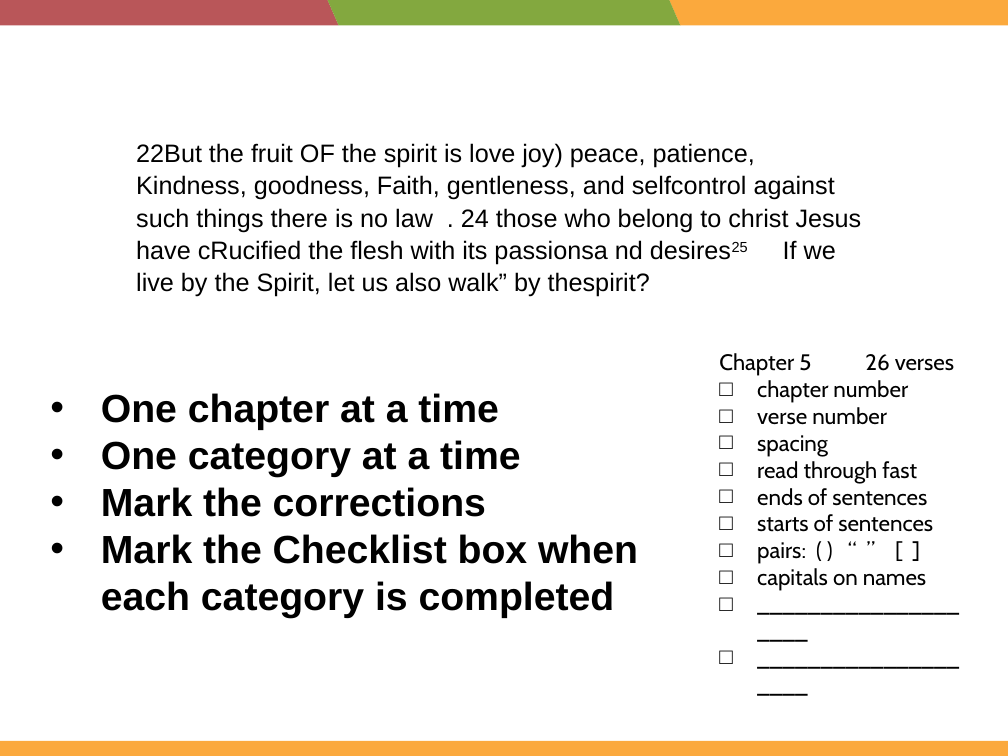
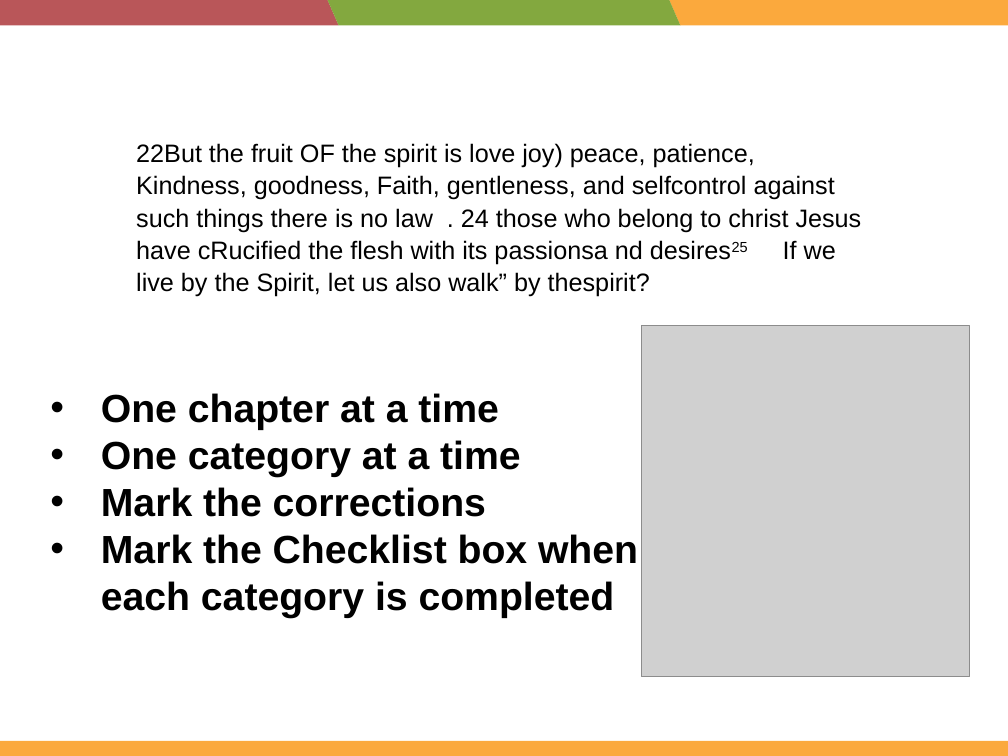
Before and after one commit to wkelly17/TS-biel-files, a slide deck: slide 16 of training/English (en)/Refinement and Publication Training [R&P]/Proofreading/Proofreading WT Slides.pptx. Drawn at 1008x756 pixels with LibreOffice and Linux fonts; fonts in the diff are those of the drawing; grey boxes stand for pictures. Boxes give left, top, right and bottom in pixels: in the first picture for what was removed or moved away, otherwise in the second. Text is boxed around its words. In the diff, an @@ line names an element or a change of style, - is before the commit and + after.

Commit message:
Fixed a slide
Fixed a slide in Proofreading module

```diff
--- a/training/English (en)/Refinement and Publication Training [R&P]/Proofreading/Proofreading WT Slides.pptx
+++ b/training/English (en)/Refinement and Publication Training [R&P]/Proofreading/Proofreading WT Slides.pptx
@@ picture added at box(641, 326, 970, 676) @@
@@ text removed at box(719, 353, 954, 591) @@
-Chapter 5 26 verses
-□ chapter number
-□ verse number
-□ spacing
-□ read through fast
-□ ends of sentences
-□ starts of sentences
-□ pairs: ( ) “ ” [ ]
-□ capitals on names
-□ ____________________
-□ ____________________
```
Also in this commit, not shown: 1 other file.
